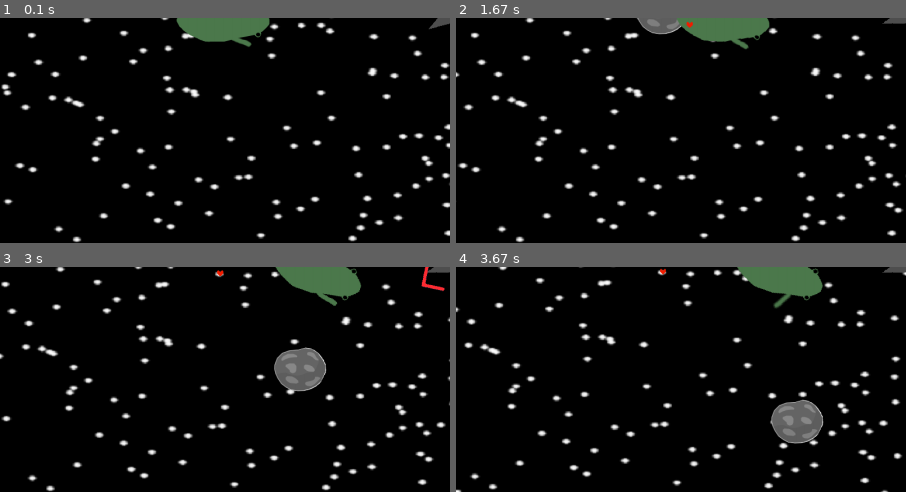
Above: before the commit, frames 1-4 (two rows, left to right).
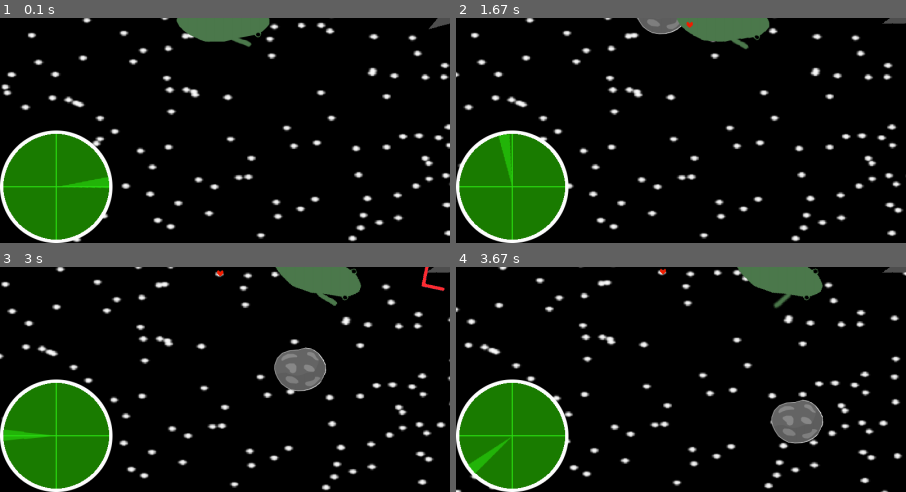
Above: after the commit, the same moments.

Repository: Jacob-OTW/Explorer-in-PyGame
Game: pygame game, started from main.py
Two runs of this game, one before a commit and one after it. Both use one fixed random seed, a clock stepped at 60 frames per second and the inputs below.
Inputs (mouse positions are % of the whole screen's width and height, from its top left):
- Up to frame 1 (0.1 s): no input
- Up to frame 2 (1.67 s): tap Space at 0.33 s; tap F at 0.67 s; tap D at 1 s; click (26, 51) at 1.38 s
- Up to frame 3 (3 s): tap E at 1.67 s; hold Up 2-2.47 s; hold Down 2.5-2.8 s; tap F at 2.57, 2.9 s; hold Up from 2.83 s (still down); tap Space at 2.98 s
- Up to frame 4 (3.67 s): release Up at 3.2 s; hold Down 3.23-3.6 s; tap F at 3.3 s; hold Up from 3.63 s (still down)
The pictures show only the part of the screen within x 0-50%, y 50-100%; the shares and areas given below are measured in that part.

The runs differ from the first frame. In frame 1, 10% of the frame differs, in the area x 0-26%, y 49-100%; in frame 2, 10%; in frame 3, 10%; in frame 4, 10%.

Commit message:
creature_obj.py: change out convert var for math.radians turned position value into vector
main.py:
fixed typos / capitalisation

missile_obj.py:
moved targeting script to (here)

planet_obj.py:
turned all positions and force tuples into vectors

player_obj.py:
turned all position and force tuples into vectors

pop_up_obj.py:
fixed typos / capitalisation

radar_obj.py:
fixed typos / capitalisation
changed the way the radar checks for planets, before it would do all of them every 5 cycles, now it will do all evenly spread over 5 cycles.
changed out convert var for math.radians

settings.py:
Added stage.split function, will split array into n parts and return a specific piece of it, used for the radar pings, but also useful for future optimization.

star_obj.py:
Turned position / force tuples into vectors.

Diff:
--- a/creature_obj.py
+++ b/creature_obj.py
@@ -5,6 +5,7 @@
 from player_obj import play
 from space_probe_obj import space_probe_group
 from nav_objs import Mimic, mimic_group
+
 
 def dis_to(mp, tp):
     x = tp[0] - mp[0]
@@ -19,7 +20,7 @@
         self.animation_flow = True
         self.image = pygame.image.load(f'Assets/Creature/{self.animation_index}.png').convert_alpha()
         self.rect = self.image.get_rect()
-        self.start = pos
+        self.start = pygame.math.Vector2(pos)
         self.force = pygame.math.Vector2(0, 0)
         self.angle = 90
         self.timer = 0
@@ -35,7 +36,8 @@
         self.image = pygame.transform.rotate(pygame.image.load(f'Assets/Creature/{round(self.animation_index)}.png'),
                                              self.angle - 90)
         self.rect = self.image.get_rect(center=(self.start[0] - stage.XScroll, self.start[1] - stage.YScroll))
-        if math.sqrt((self.rect.x - play.rect.x)**2 + (self.rect.y - play.rect.y)**2) < 200 and self.loot not in play.inventory:
+        if math.sqrt((self.rect.x - play.rect.x) ** 2 + (
+                self.rect.y - play.rect.y) ** 2) < 200 and self.loot not in play.inventory:
             play.inventory.append(self.loot)
 
         for probe in space_probe_group.sprites():
@@ -58,9 +60,8 @@
                 self.angle += random.uniform(-20, 20)
 
     def accelerate(self):
-        convert = math.pi * 2 / 360
-        x = math.sin(self.angle * convert) * 3
-        y = math.cos(self.angle * convert) * 3
+        x = math.sin(math.radians(self.angle)) * 3
+        y = math.cos(math.radians(self.angle)) * 3
         self.force = pygame.math.Vector2(x, y)
 
 
--- a/main.py
+++ b/main.py
@@ -17,7 +17,7 @@
 from key_binds import keybinds
 
 
-def HandleKeys():
+def handle_keys():
     for event in pygame.event.get():
         if event.type == pygame.QUIT:
             pygame.quit()
@@ -56,7 +56,7 @@
         self.positions = []
         self.img = pygame.image.load('Assets/Heart.png').convert_alpha()
 
-    def Check(self):
+    def check(self):
         if pygame.mouse.get_pressed(3)[0]:
             temp = pygame.mouse.get_pos()
             self.add_at(temp[0] + stage.XScroll, temp[1] + stage.YScroll)
@@ -75,9 +75,11 @@
 
 Stars.addstars()  # Add the 4 background tiles
 
-myfont = pygame.font.SysFont("monospace", 16)  # setup font for text
+my_font = pygame.font.SysFont("monospace", 16)  # setup font for text
 
 mimic_group.add(Mimic(play, is_player=True))
+
+play.inventory.append('Radar')
 
 last_time = time.time()
 while True:
@@ -86,8 +88,8 @@
     last_time = time.time()
 
     # Events
-    HandleKeys()  # Check if game quit or Keys were pressed
-    MT.Check()  # Check if mouse button is down
+    handle_keys()  # Check if game quit or Keys were pressed
+    MT.check()  # Check if mouse button is down
     player_group.update()
     arrow_group.update()
     planet_group.update()
@@ -97,8 +99,9 @@
     pop_up_group.update()
     mimic_group.update()
     map_selector_group.update()
-    radar_group.update()
-    radar_ping_group.update()
+    if 'Radar' in play.inventory:
+        radar_group.update()
+        radar_ping_group.update()
     missile_group.update()
     effect_group.update()
 
@@ -128,7 +131,7 @@
     pop_up_group.draw(stage.screen)
 
     # Text
-    text = myfont.render(f"{round(frame_time * 1000)}ms", True, (255, 255, 0))
+    text = my_font.render(f"{round(frame_time * 1000)}ms", True, (255, 255, 0))
     stage.screen.blit(text, (5, 10))
 
     # Update
--- a/missile_obj.py
+++ b/missile_obj.py
@@ -2,7 +2,7 @@
 import math
 from settings import stage
 from player_obj import play
-from planet_obj import planet_group, Planet
+from planet_obj import planet_group
 from radar_obj import radar
 from nav_objs import Mimic, mimic_group
 from effects import effect_group, Explosion
--- a/planet_obj.py
+++ b/planet_obj.py
@@ -33,9 +33,8 @@
         self.rect = self.image.get_rect(center=(x - stage.XScroll, y - stage.YScroll))
 
         # Set values
-        self.start = (x, y)
-        self.XF = force[0]
-        self.YF = force[1]
+        self.start = pygame.math.Vector2((x, y))
+        self.force = pygame.math.Vector2(force)
         self.status = status
         self.size = size
         self.orbit_speed = orbit_speed
@@ -68,19 +67,16 @@
         if 'Static' in self.status:  # Things to do if Static
             pass
         if 'Moving' in self.status:  # Things to do if Moving
-            self.XF = math.cos(self.orbit_value) * self.orbit_speed
-            self.YF = math.sin(self.orbit_value) * self.orbit_speed
-
+            self.force = pygame.math.Vector2(math.cos(self.orbit_value) * self.orbit_speed, math.sin(self.orbit_value) * self.orbit_speed)
             self.orbit_value += self.mass * self.orbit_speed
-
-            self.start = (self.start[0] + self.XF, self.start[1] + self.YF)
+            self.start += self.force
 
             if play.Current_Planet == self:
-                stage.change_scroll((self.XF, self.YF))
+                stage.change_scroll(self.force)
         elif 'Asteroid' in self.status:
-            self.start = (self.start[0] + self.XF, self.start[1] + self.YF)
+            self.start += self.force
             if play.Current_Planet == self:
-                stage.change_scroll((self.XF, self.YF))
+                stage.change_scroll(self.force)
         if 'Loot' in self.status:
             if play.Current_Planet == self:
                 if self.loot not in play.inventory:
--- a/player_obj.py
+++ b/player_obj.py
@@ -23,8 +23,7 @@
         self.rect = self.image.get_rect(center=(stage.SCREEN_WIDTH / 2, stage.SCREEN_HEIGHT / 2))
 
         # Forces
-        self.XF = 0
-        self.YF = 0
+        self.force = pygame.math.Vector2((0, 0))
 
         # Masks
         self.lander_img = pygame.image.load('Assets/Lander.png').convert_alpha()
@@ -62,7 +61,7 @@
         if self.Current_Planet:
             keyboard = pygame.key.get_pressed()
             if not keyboard[pygame.K_SPACE]:
-                self.XF, self.YF = self.Current_Planet.XF, self.Current_Planet.YF
+                self.force = pygame.math.Vector2(self.Current_Planet.force)
 
             # Set var to None if no longer touching the planet
             offset = (play.rect.x - self.Current_Planet.rect.x, play.rect.y - self.Current_Planet.rect.y)
@@ -71,7 +70,7 @@
 
         # Move game world if floating
         if not self.Current_Planet:
-            stage.change_scroll((self.XF, self.YF))
+            stage.change_scroll(self.force)
             if stage.XScroll > 25000:
                 stage.XScroll = -25000
             elif stage.XScroll < -25000:
@@ -97,9 +96,9 @@
         self.angle += r
 
     def accelerate(self):  # Convert is needed because math.sin and math.cos work in radian instead of degrees
-        convert = 360 / (2 * math.pi)
-        self.XF += math.cos(self.angle / convert) * 0.1
-        self.YF -= math.sin(self.angle / convert) * 0.1
+        x = math.cos(math.radians(self.angle)) * 0.1
+        y = math.sin(math.radians(self.angle)) * -0.1
+        self.force += pygame.math.Vector2((x, y))
         self.Current_Planet = None
 
 
--- a/pop_up_obj.py
+++ b/pop_up_obj.py
@@ -5,10 +5,10 @@
 def add_pop_up(*args: str):  # Creates pop-ups
     if args:
         for i, arg in enumerate(args):
-            pop_up_group.add(Pop_Up(arg, i))
+            pop_up_group.add(PopUp(arg, i))
 
 
-class Pop_Up(pygame.sprite.Sprite):
+class PopUp(pygame.sprite.Sprite):  # Used to display actions
     def __init__(self, t: str, pos_y=0):
         super().__init__()
         self.font = pygame.font.SysFont("bahnschrift", 32)
--- a/radar_obj.py
+++ b/radar_obj.py
@@ -77,13 +77,12 @@
 
         # Detect
         self.scan_timer += 1
-        if self.scan_timer % 5 == 0:
-            for planet in planet_group.sprites():
-                angle = round(round_dir(dir_to(play.rect.center, planet.rect.center)))
-                dis = dis_to(play.rect.center, planet.rect.center)
-                if semi_equal(angle, round_dir(self.cursor_angle + 90), 5) and dis < 2500:
-                    if len(radar_ping_group.sprites()) < 25:
-                        radar_ping_group.add(Radar_Ping(angle, dis, planet))
+        for planet in stage.split(planet_group.sprites(), 5, self.scan_timer % 5):  # Spread workload over 5 cycles.
+            angle = round(round_dir(dir_to(play.rect.center, planet.rect.center)))
+            dis = dis_to(play.rect.center, planet.rect.center)
+            if semi_equal(angle, round_dir(self.cursor_angle + 90), 5) and dis < 2500:
+                if len(radar_ping_group.sprites()) < 25:
+                    radar_ping_group.add(RadarPing(angle, dis, planet))
 
         # Update Image
         self.image = pygame.Surface((200, 200), pygame.SRCALPHA, 32)
@@ -92,13 +91,12 @@
         self.image.blit(self.radar_cursor, self.radar_cursor_rect)
 
 
-class Radar_Ping(pygame.sprite.Sprite):
+class RadarPing(pygame.sprite.Sprite):
     def __init__(self, angle, dis, target):
         super().__init__()
         self.image = pygame.image.load('Assets/Radar/radar_ping.png').convert_alpha()
-        convert = 360 / (math.pi * 2)
-        x = math.cos((angle - 90) / convert) * (dis * (100 / 2500))
-        y = math.sin((angle - 90) / convert) * (dis * (100 / 2500))
+        x = math.sin(math.radians(angle)) * (dis * (100 / 2500))
+        y = math.cos(math.radians(angle)) * (dis * (100 / 2500)) * -1
         self.rect = self.image.get_rect(center=(
             radar.rect.centerx + x,
             radar.rect.centery - y))
--- a/settings.py
+++ b/settings.py
@@ -33,3 +33,9 @@
             self.start = (self.start[0], (stage.World_Size_Y / 2) * -1)
         elif self.start[1] < (stage.World_Size_Y / 2) * -1:
             self.start = (self.start[0], stage.World_Size_Y / 2)
+
+    @classmethod
+    def split(cls, a, n, r):  # Split a into n parts and return the r(th) value, used to spread workload over cycles
+        k, m = divmod(len(a), n)
+        store = (a[i * k + min(i, m):(i + 1) * k + min(i + 1, m)] for i in range(n))
+        return list(store)[r]
--- a/star_obj.py
+++ b/star_obj.py
@@ -34,12 +34,11 @@
             cls.StarList.append(Stars(u[0], u[1]))
 
     def __init__(self, x, y):
-        self.position = (x, y)
+        self.position = pygame.math.Vector2((x, y))
         self.img = self.randomBG()
 
     def move(self):
-        x = self.position[0] - play.XF
-        y = self.position[1] - play.YF
+        x, y = self.position - play.force
         c = False  # c is a trigger to tell if a new image is needed
         if x < 0 - stage.SCREEN_WIDTH:
             x = x + Stars.test_img.get_width() * 2
